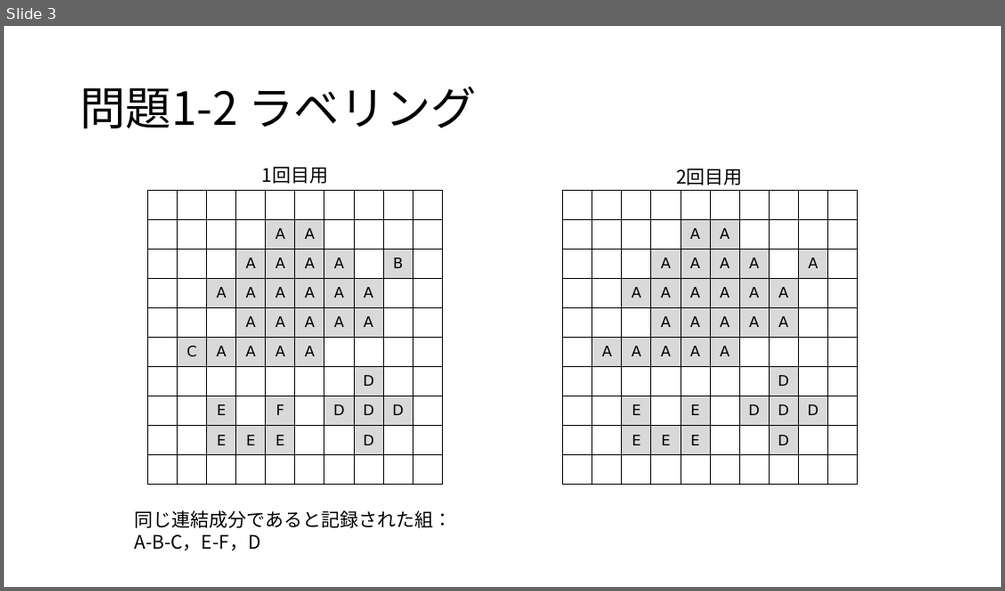
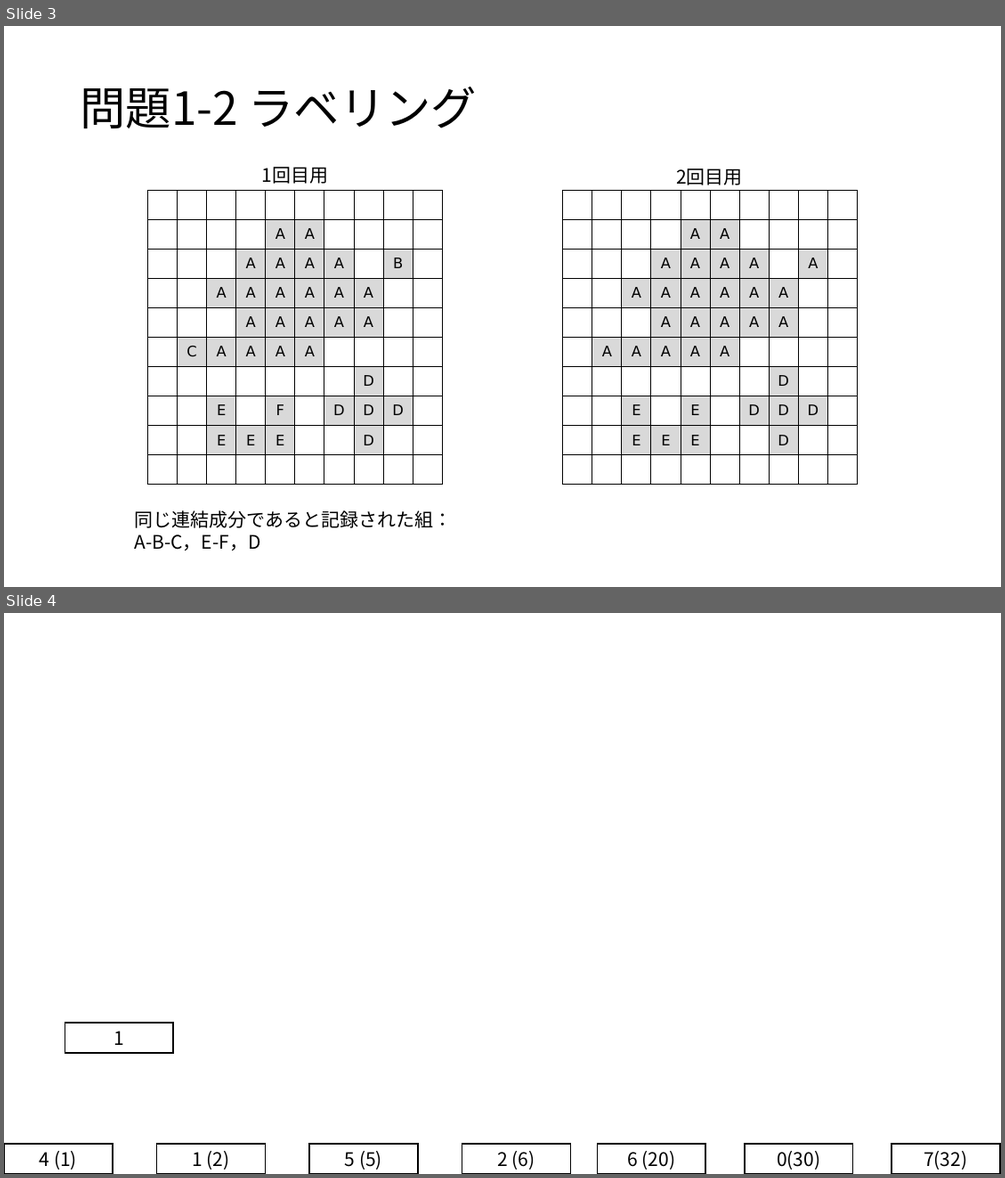
Before and after one commit to yanagi-jabee-28/TeX-Folder, a slide deck: Image_Processing_Engineering/work2/レポート課題2_問題1作業用.pptx. Shown one above the other, each under a label of ours: slide 3 before the commit, slides 3 and 4 after it. The pictures are 1005x591 and 1005x1178 pixels, drawn with LibreOffice and Linux fonts; fonts in the diff are those of the drawing. Boxes give left, top, right and bottom in pixels: in the first picture for what was removed or moved away, otherwise in the second. Text is boxed around its words. In the diff, an @@ line names an element or a change of style, - is before the commit and + after.

Commit message:
Add Huffman tree diagrams and related images
Added DOT, SVG, and PNG files for Huffman tree visualizations for Problem 1-3, including spread and high-resolution variants. Updated presentation file and added new SVG diagrams for improved documentation and illustration.

```diff
--- a/Image_Processing_Engineering/work2/レポート課題2_問題1作業用.pptx
+++ b/Image_Processing_Engineering/work2/レポート課題2_問題1作業用.pptx
@@ slide 4 added at (4,613,1001,1174), background #FFFFFF @@
@@ rectangle added at (65,1022,173,1053), outline #000000 1.5 pt, 18 pt, text #000000 @@
+1
@@ rectangle added at (4,1144,113,1174), outline #000000 1.5 pt, 18 pt, text #000000 @@
+4 (1)
@@ rectangle added at (156,1144,265,1174), outline #000000 1.5 pt, 18 pt, text #000000 @@
+1 (2)
@@ rectangle added at (309,1144,418,1174), outline #000000 1.5 pt, 18 pt, text #000000 @@
+5 (5)
@@ rectangle added at (462,1144,571,1174), outline #000000 1.5 pt, 18 pt, text #000000 @@
+2 (6)
@@ rectangle added at (597,1144,705,1174), outline #000000 1.5 pt, 18 pt, text #000000 @@
+6 (20)
@@ rectangle added at (744,1144,853,1174), outline #000000 1.5 pt, 18 pt, text #000000 @@
+0(30)
@@ rectangle added at (891,1144,1000,1174), outline #000000 1.5 pt, 18 pt, text #000000 @@
+7(32)
```
Also in this commit, not shown: 7 other files.
